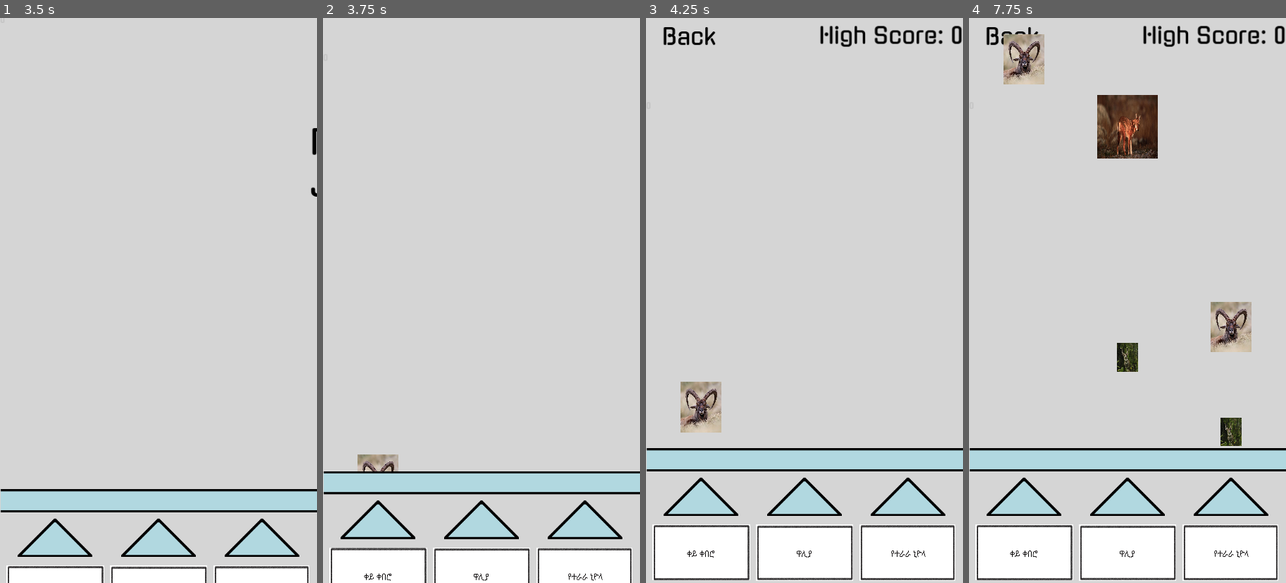
Above: before the commit, frames 1-4 (left to right).
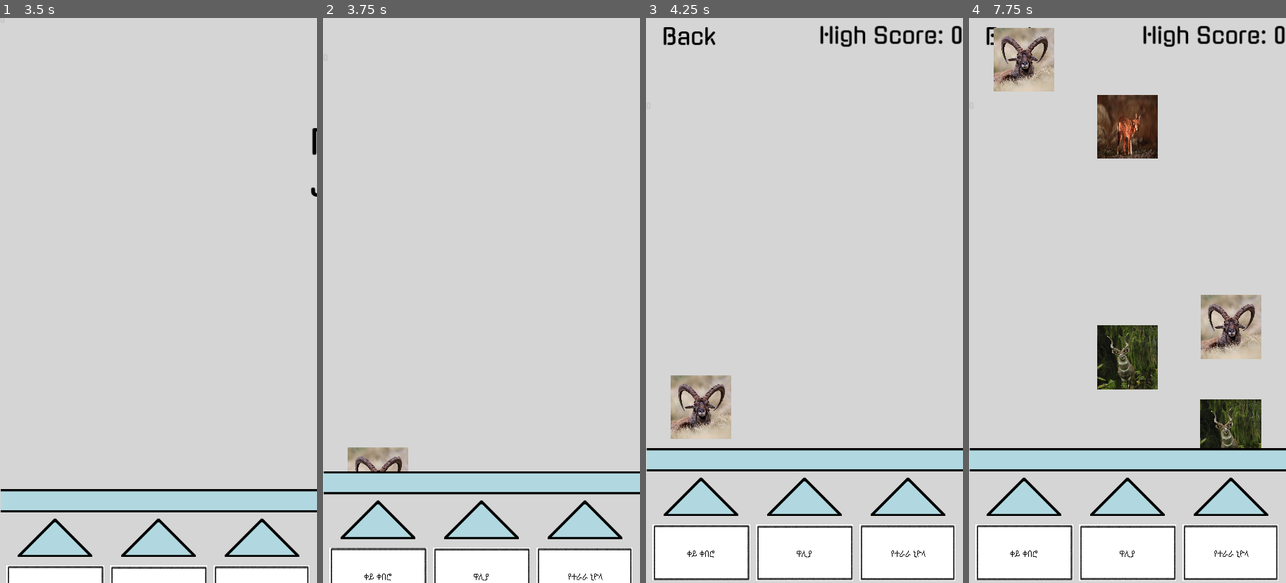
Above: after the commit, the same moments.

Repository: haile1713/Game--dev--Ethiopia-Endemic-animals
Game: Godot game, scene res://Scenes/Game.tscn
Same seed, same stepped clock (60 frames per second), same inputs: the game is played once before the commit and once after it.
Inputs (mouse positions are in pixels of both pictures, inside the frame that each line leads up to):
- Up to frame 1 (3.5 s): click "Start" at 0.5 s; click "Start" at 1.25 s; click "Not Easy" at 2 s
- Up to frame 2 (3.75 s): click (376, 537) at 3.5 s
- Up to frame 3 (4.25 s): no input
- Up to frame 4 (7.75 s): click (1022, 554) at 4.25 s; click (1127, 554) at 5 s; click (1228, 554) at 5.75 s; click (1127, 498) at 6.5 s; click (1232, 498) at 7.25 s

Frame 1 is identical in both runs. In frame 2, 0.6% of the frame differs, in the area x 7-27%, y 76-81%; in frame 3, 1.6%; in frame 4, 6.9%, in the area x 7-93%, y 1-77%.

Commit message:
Right positions  for the pictures
 tired to resize the images for user friendly case.

Diff:
--- a/Ethiopia-Endemic animals/Scenes/DiffBlueProjectile.tscn
+++ b/Ethiopia-Endemic animals/Scenes/DiffBlueProjectile.tscn
@@ -10,8 +10,8 @@
 z_as_relative = false
 script = ExtResource("1")
 
-[node name="Sprite2D" type="Sprite2D" parent="."]
-scale = Vector2(0.094, 0.094)
+[node name="Sprite2D2" type="Sprite2D" parent="."]
+scale = Vector2(0.20198, 0.183475)
 texture = ExtResource("2_f0p2x")
 
 [node name="Area2D" type="Area2D" parent="."]
--- a/Ethiopia-Endemic animals/Scenes/DiffGreenProjectile.tscn
+++ b/Ethiopia-Endemic animals/Scenes/DiffGreenProjectile.tscn
@@ -10,8 +10,8 @@
 z_as_relative = false
 script = ExtResource("1")
 
-[node name="Sprite2D" type="Sprite2D" parent="."]
-scale = Vector2(0.094, 0.094)
+[node name="Sprite2D2" type="Sprite2D" parent="."]
+scale = Vector2(0.086446, 0.119432)
 texture = ExtResource("2_22i5k")
 
 [node name="Area2D" type="Area2D" parent="."]
--- a/Ethiopia-Endemic animals/Scenes/DiffRedProjectile.tscn
+++ b/Ethiopia-Endemic animals/Scenes/DiffRedProjectile.tscn
@@ -10,8 +10,8 @@
 z_as_relative = false
 script = ExtResource("1")
 
-[node name="Sprite2D" type="Sprite2D" parent="."]
-scale = Vector2(0.094, 0.094)
+[node name="Sprite2D2" type="Sprite2D" parent="."]
+scale = Vector2(0.108841, 0.167226)
 texture = ExtResource("2_ndacg")
 
 [node name="Area2D" type="Area2D" parent="."]
--- a/Ethiopia-Endemic animals/Scenes/GreenProjectile.tscn
+++ b/Ethiopia-Endemic animals/Scenes/GreenProjectile.tscn
@@ -10,8 +10,8 @@
 z_as_relative = false
 script = ExtResource("1")
 
-[node name="Sprite2D" type="Sprite2D" parent="."]
-scale = Vector2(0.094, 0.094)
+[node name="Sprite2D2" type="Sprite2D" parent="."]
+scale = Vector2(0.140119, 0.118333)
 texture = ExtResource("2_cphq0")
 
 [node name="Area2D" type="Area2D" parent="."]
--- a/Ethiopia-Endemic animals/Scenes/OrangeProjectile.tscn
+++ b/Ethiopia-Endemic animals/Scenes/OrangeProjectile.tscn
@@ -10,8 +10,8 @@
 z_as_relative = false
 script = ExtResource("1")
 
-[node name="Sprite2D" type="Sprite2D" parent="."]
-scale = Vector2(0.094, 0.094)
+[node name="Sprite2D2" type="Sprite2D" parent="."]
+scale = Vector2(0.110636, 0.164369)
 texture = ExtResource("2_drluv")
 
 [node name="Area2D" type="Area2D" parent="."]
--- a/Ethiopia-Endemic animals/Scenes/PurpleProjectile.tscn
+++ b/Ethiopia-Endemic animals/Scenes/PurpleProjectile.tscn
@@ -10,9 +10,8 @@
 z_as_relative = false
 script = ExtResource("1")
 
-[node name="Sprite2D" type="Sprite2D" parent="."]
-z_as_relative = false
-scale = Vector2(0.094, 0.094)
+[node name="Sprite2D2" type="Sprite2D" parent="."]
+scale = Vector2(0.122104, 0.170009)
 texture = ExtResource("2_uv2nt")
 
 [node name="Area2D" type="Area2D" parent="."]
--- a/Ethiopia-Endemic animals/Scenes/RedProjectile.tscn
+++ b/Ethiopia-Endemic animals/Scenes/RedProjectile.tscn
@@ -10,8 +10,8 @@
 z_as_relative = false
 script = ExtResource("1")
 
-[node name="Sprite2D" type="Sprite2D" parent="."]
-scale = Vector2(0.094, 0.094)
+[node name="Sprite2D2" type="Sprite2D" parent="."]
+scale = Vector2(0.276305, 0.21354)
 texture = ExtResource("2_g447a")
 
 [node name="Area2D" type="Area2D" parent="."]
--- a/Ethiopia-Endemic animals/Scenes/YellowProjectile.tscn
+++ b/Ethiopia-Endemic animals/Scenes/YellowProjectile.tscn
@@ -10,8 +10,8 @@
 z_as_relative = false
 script = ExtResource("1")
 
-[node name="Sprite2D" type="Sprite2D" parent="."]
-scale = Vector2(0.094, 0.094)
+[node name="Sprite2D2" type="Sprite2D" parent="."]
+scale = Vector2(0.17408, 0.182002)
 texture = ExtResource("2_ywthj")
 
 [node name="Area2D" type="Area2D" parent="."]
